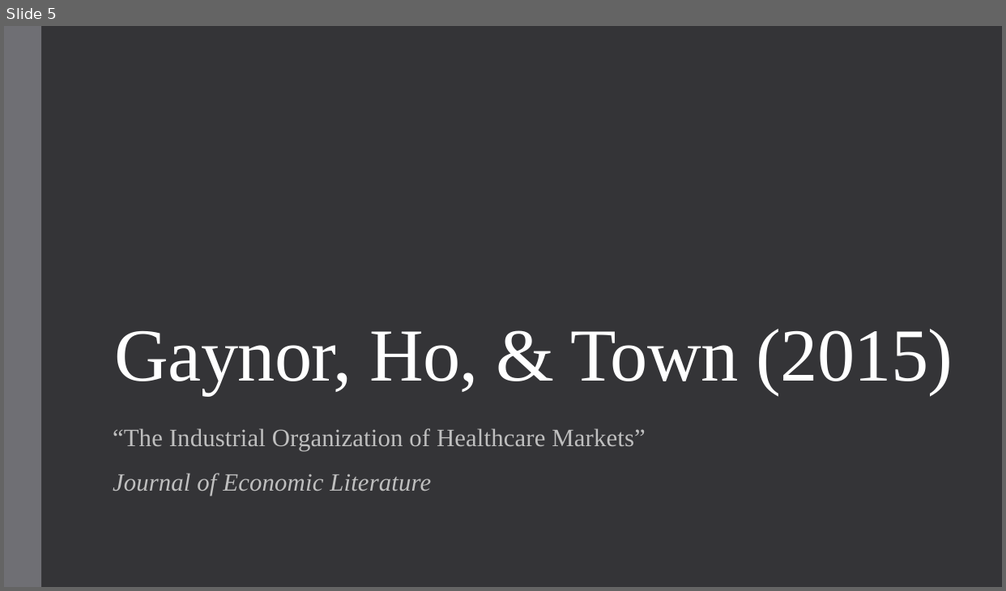
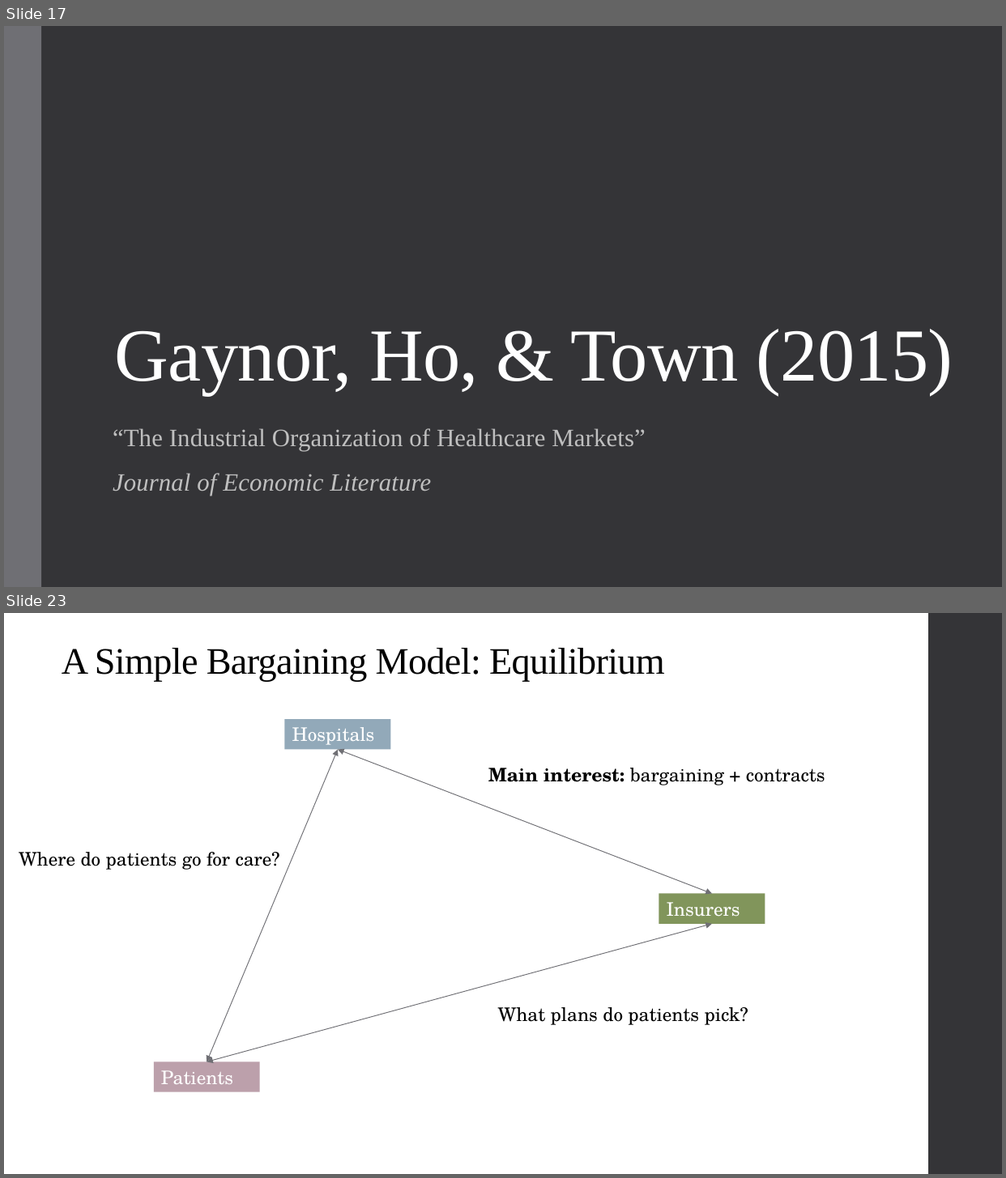
Before and after one commit to alex-hoagland/HAD6750H, a slide deck: Lecture06_HealthSystems/L6Slides_HealthSystems_2023W.pptx. Shown one above the other, each under a label of ours: slide 5 before the commit, slides 17 and 23 after it; the slides between them are not shown. The pictures are 1006x591 and 1006x1178 pixels, drawn with LibreOffice and Linux fonts; fonts in the diff are those of the drawing. Boxes give left, top, right and bottom in pixels: in the first picture for what was removed or moved away, otherwise in the second. Text is boxed around its words. In the diff, an @@ line names an element or a change of style, - is before the commit and + after.

```diff
--- a/Lecture06_HealthSystems/L6Slides_HealthSystems_2023W.pptx
+++ b/Lecture06_HealthSystems/L6Slides_HealthSystems_2023W.pptx
@@ slide 23 added at <box>4,613,1002,1174</box>, background #FFFFFF @@
@@ rectangle added at <box>928,613,1002,1174</box>, fill #353537 @@
@@ title added at <box>62,648,665,682</box>, 36 pt, text #000000 @@
+A Simple Bargaining Model: Equilibrium
@@ rectangle added at <box>285,719,391,749</box>, fill #92A9B9, 18 pt, text #FFFFFF @@
+Hospitals
@@ double arrow added from (338, 749) to (206, 1063), #6F6F74 0.75 pt @@
@@ double arrow added from (338, 749) to (712, 894), #6F6F74 0.75 pt @@
@@ text added at <box>488,768,825,786</box>, 18 pt, text #000000 @@
+Main interest: bargaining + contracts
@@ text added at <box>19,852,280,870</box>, 18 pt, text #000000 @@
+Where do patients go for care?
@@ rectangle added at <box>659,894,765,924</box>, fill #81955B, 18 pt, text #FFFFFF @@
+Insurers
@@ double arrow added from (712, 924) to (206, 1063), #6F6F74 0.75 pt @@
@@ text added at <box>498,1007,748,1025</box>, 18 pt, text #000000 @@
+What plans do patients pick?
@@ rectangle added at <box>154,1063,260,1093</box>, fill #BCA0AB, 18 pt, text #FFFFFF @@
+Patients
@@ what was slide 5 is now slide 17 @@
```
Also in this commit, not shown: 1 slide changed, 34 other slides added, 2 slides removed, 14 other files.
